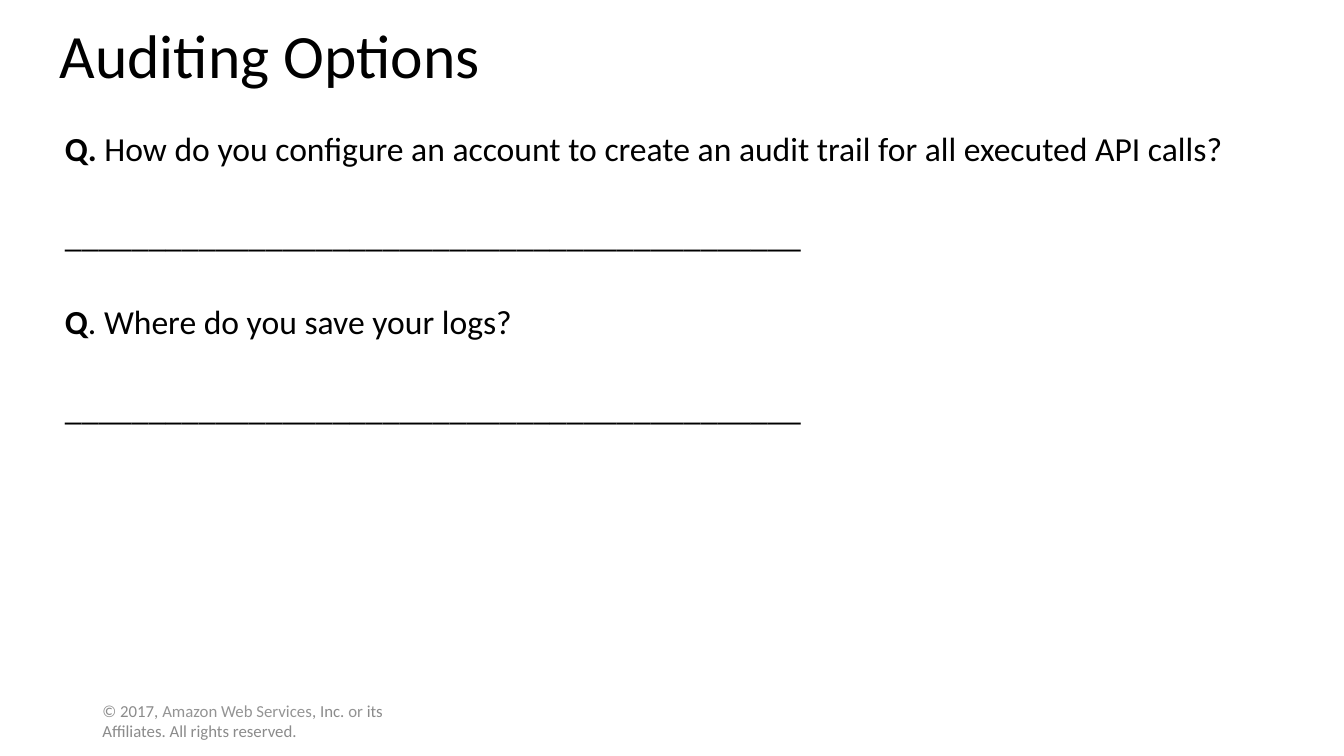
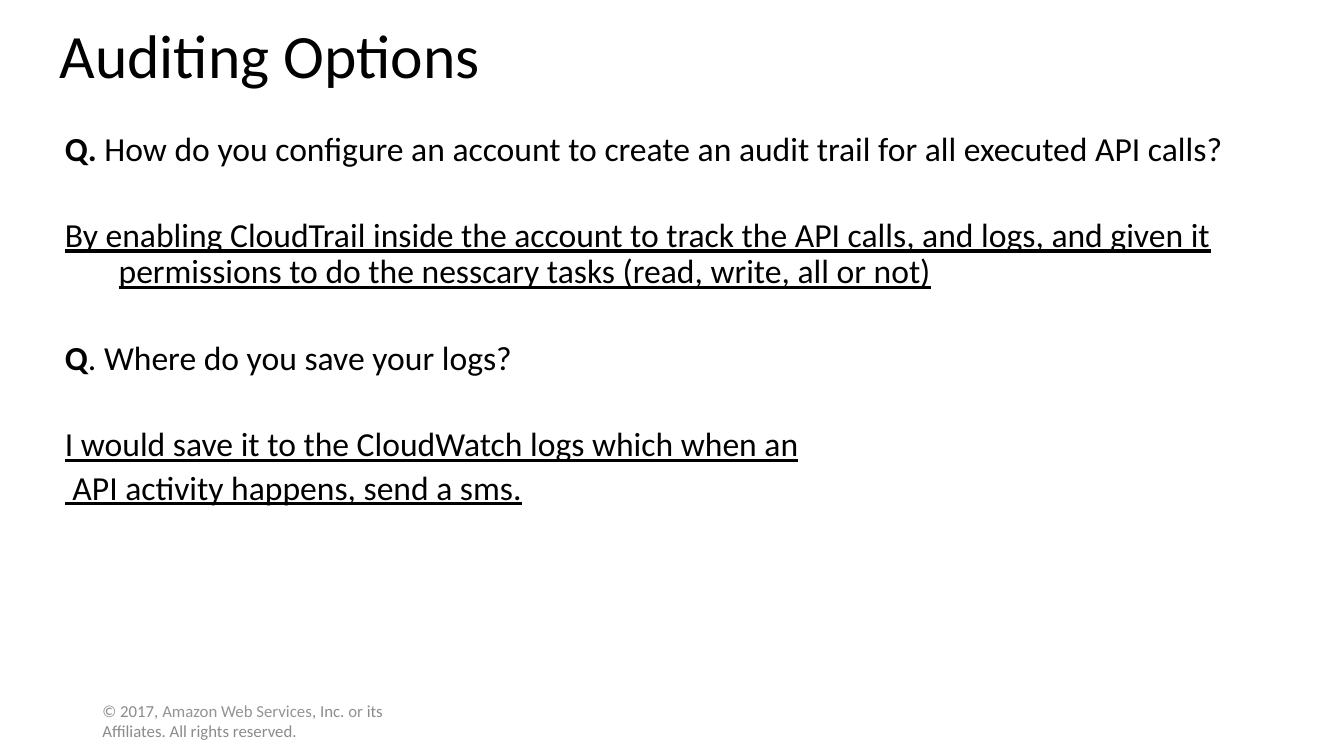
Before and after one commit to WilliamCareySemiColon/college_y3, a slide deck: slide 18 of Cloud_Computing/Labs/Assignment/part 1/Solution Template.pptx (slide 14 before the commit). Drawn at 1344x756 pixels with LibreOffice and Linux fonts; fonts in the diff are those of the drawing. Boxes give left, top, right and bottom in pixels: in the first picture for what was removed or moved away, otherwise in the second. Text is boxed around its words. In the diff, an @@ line names an element or a change of style, - is before the commit and + after.

Commit message:
added ai and cloud assignments specs

```diff
--- a/Cloud_Computing/Labs/Assignment/part 1/Solution Template.pptx
+++ b/Cloud_Computing/Labs/Assignment/part 1/Solution Template.pptx
@@ text at (65,223,1210,289): text changed @@
-  ____________________________________________
+  By enabling CloudTrail inside the account to track the API calls, and logs, and given it permissions to do the nesscary tasks (read, write, all or not)
@@ text at (65,432,798,506): text changed @@
-  ____________________________________________
+  I would save it to the CloudWatch logs which when an
+  API activity happens, send a sms.
```
Also in this commit, not shown: 7 other slides changed, 4 slides added, 3 other files.
